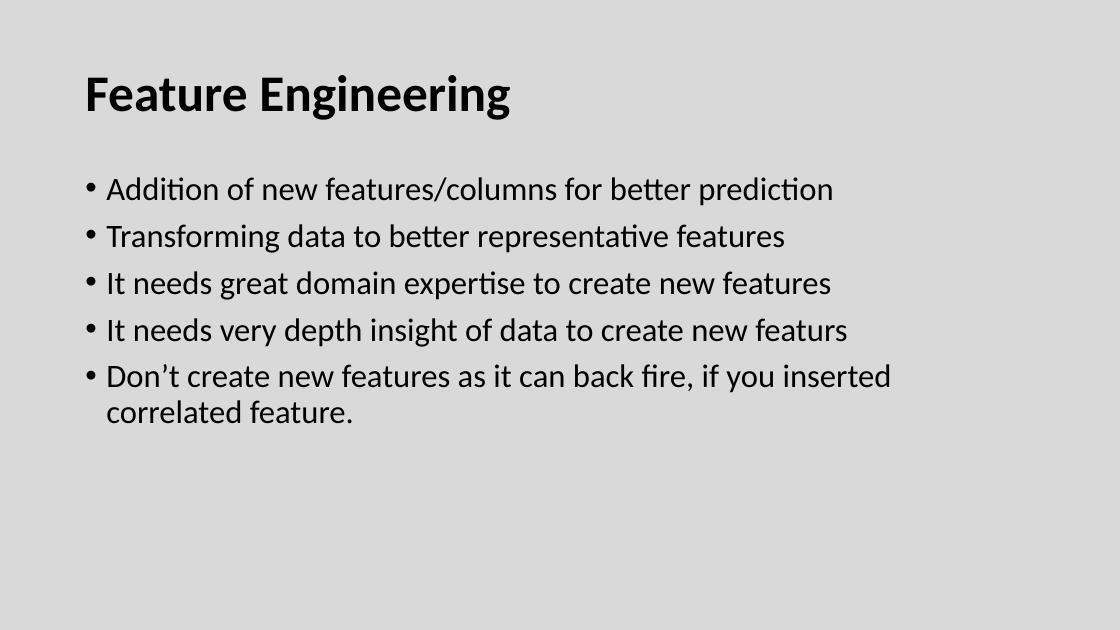
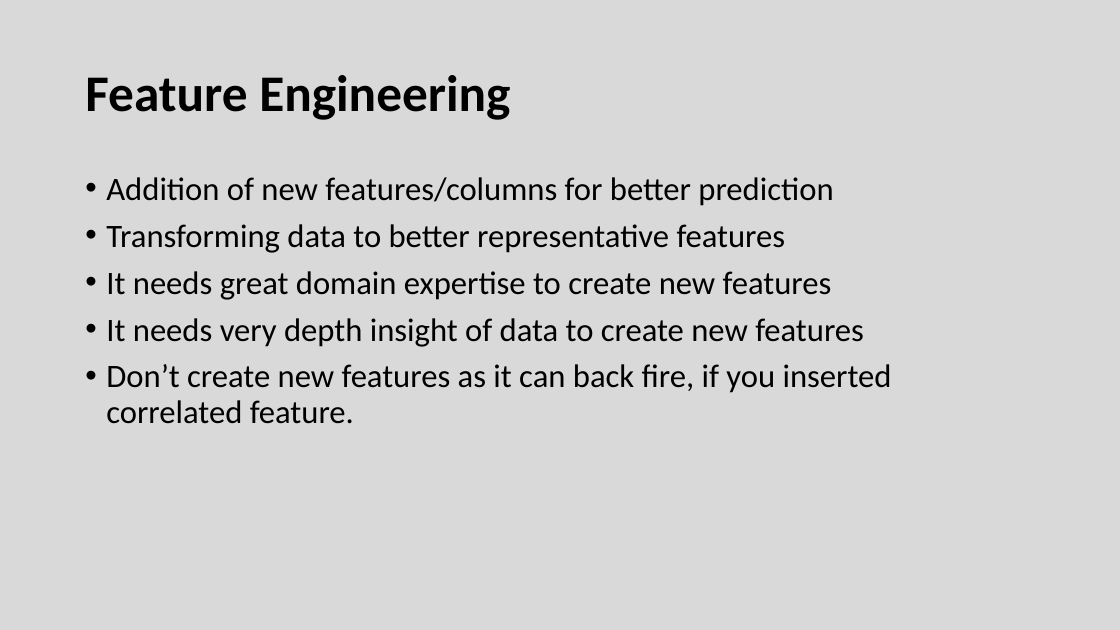
Before and after one commit to Vkrntkmrsngh/Machine-Learning-Training, a slide deck: slide 30 of Introduction TO DATA SCIENCE_Training.pptx (slide 32 before the commit). Drawn at 1120x630 pixels with LibreOffice and Linux fonts; fonts in the diff are those of the drawing. Boxes give left, top, right and bottom in pixels: in the first picture for what was removed or moved away, otherwise in the second. Text is boxed around its words. In the diff, an @@ line names an element or a change of style, - is before the commit and + after.

```diff
--- a/Introduction TO DATA SCIENCE_Training.pptx
+++ b/Introduction TO DATA SCIENCE_Training.pptx
@@ text at (106, 318, 864, 347): text changed @@
-• It needs very depth insight of data to create new featurs
+• It needs very depth insight of data to create new features
```
Also in this commit, not shown: 10 other slides changed, 2 slides added, 3 slides removed, 1 other file.
